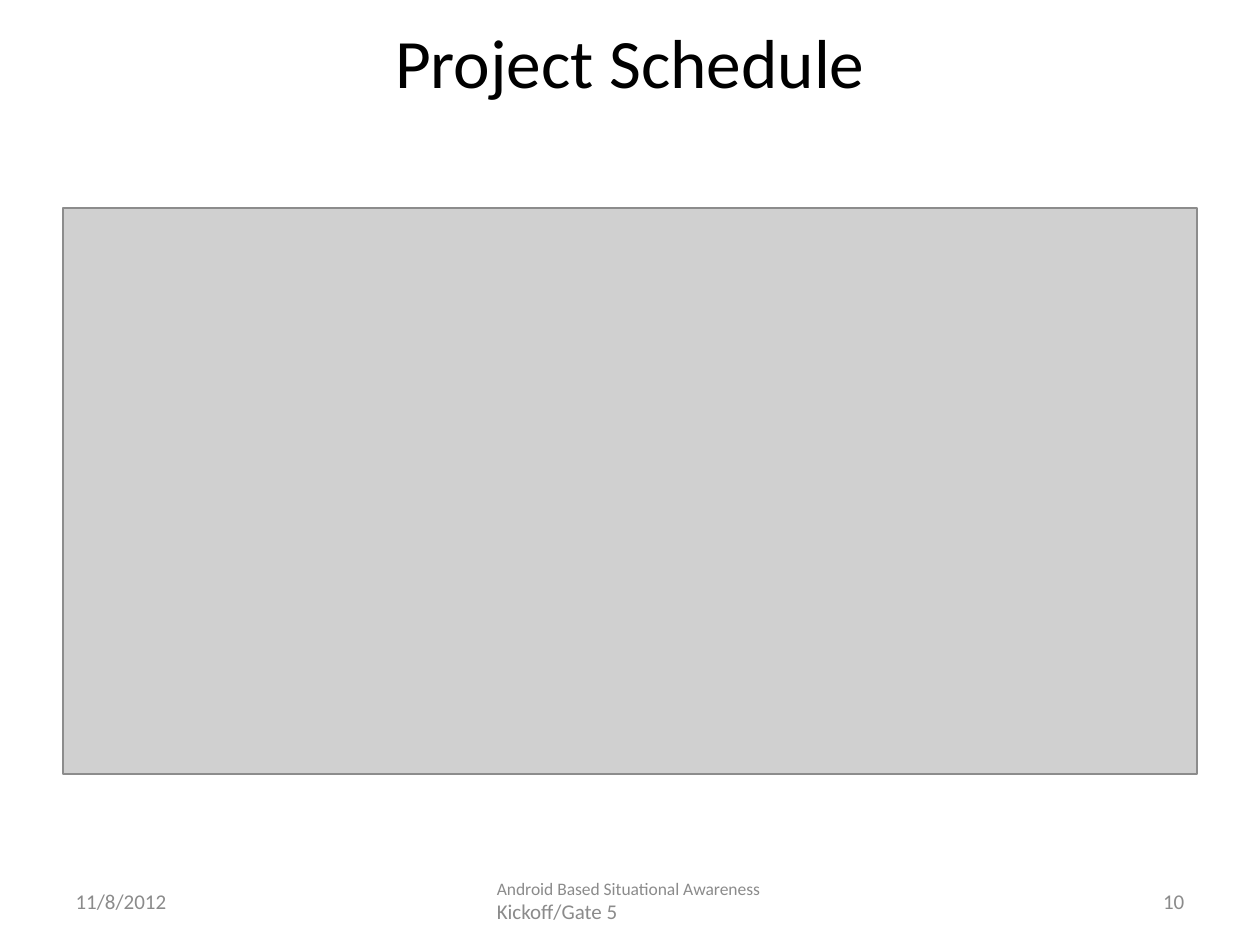
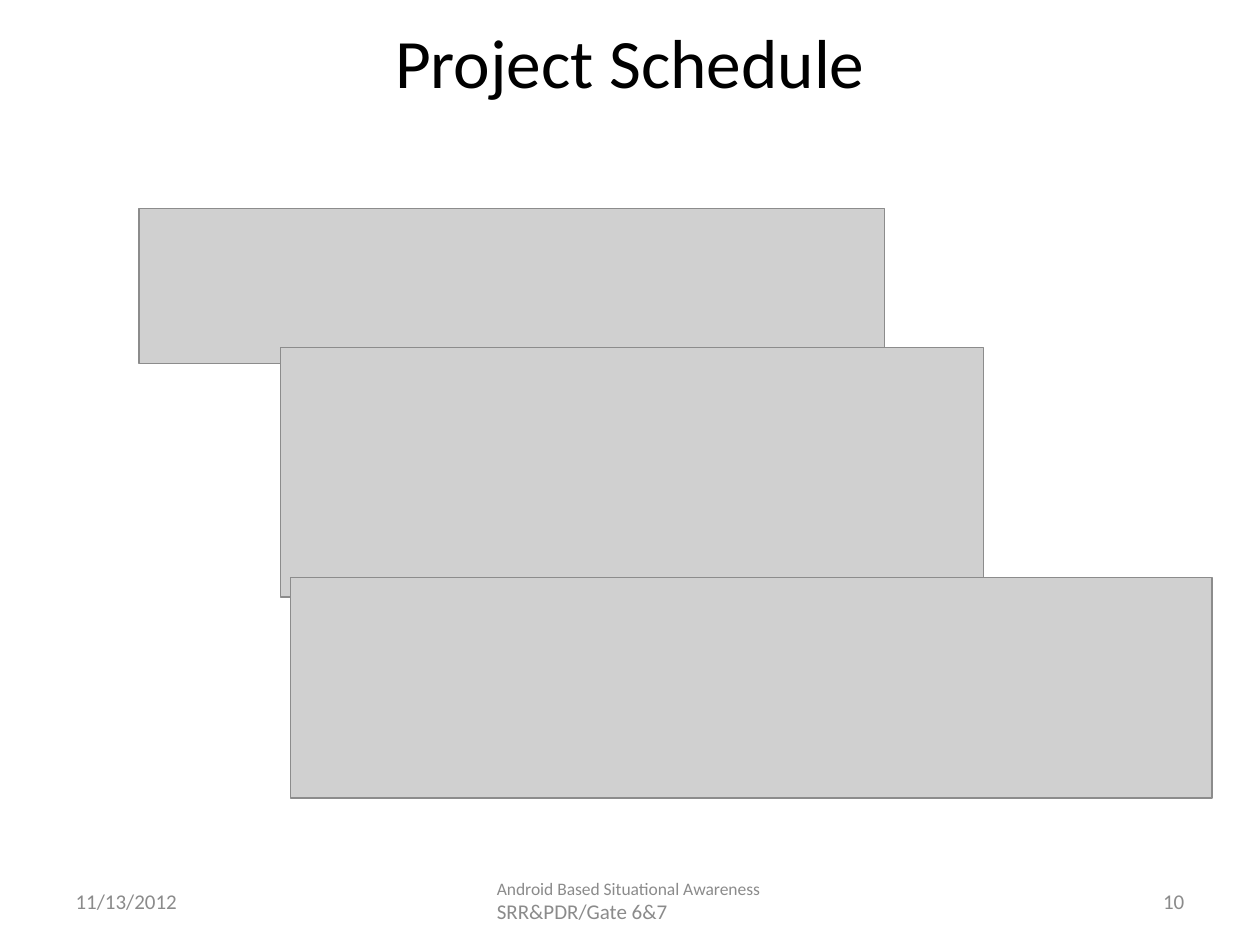
Before and after one commit to atniptw/Senior-Project, a slide deck: slide 10 of Documents/PowerPoints/Senior Design Project - Gate 6 1.0.pptx. Drawn at 1260x945 pixels with LibreOffice and Linux fonts; fonts in the diff are those of the drawing; grey boxes stand for pictures. Boxes give left, top, right and bottom in pixels: in the first picture for what was removed or moved away, otherwise in the second. Text is boxed around its words. In the diff, an @@ line names an element or a change of style, - is before the commit and + after.

```diff
--- a/Documents/PowerPoints/Senior Design Project - Gate 6 1.0.pptx
+++ b/Documents/PowerPoints/Senior Design Project - Gate 6 1.0.pptx
@@ picture removed at (63,208,1197,774) @@
@@ picture added at (139,209,885,364) @@
@@ picture added at (280,348,983,597) @@
@@ picture added at (291,577,1212,798) @@
@@ text at (76,894,177,910): text changed @@
-11/8/2012
+11/13/2012
@@ text at (497,883,760,920): text changed @@
-Android Based Situational Awareness Kickoff/Gate 5
+Android Based Situational Awareness SRR&PDR/Gate 6&7
```
Also in this commit, not shown: 11 other slides changed, 2 slides added, 5 other files.
